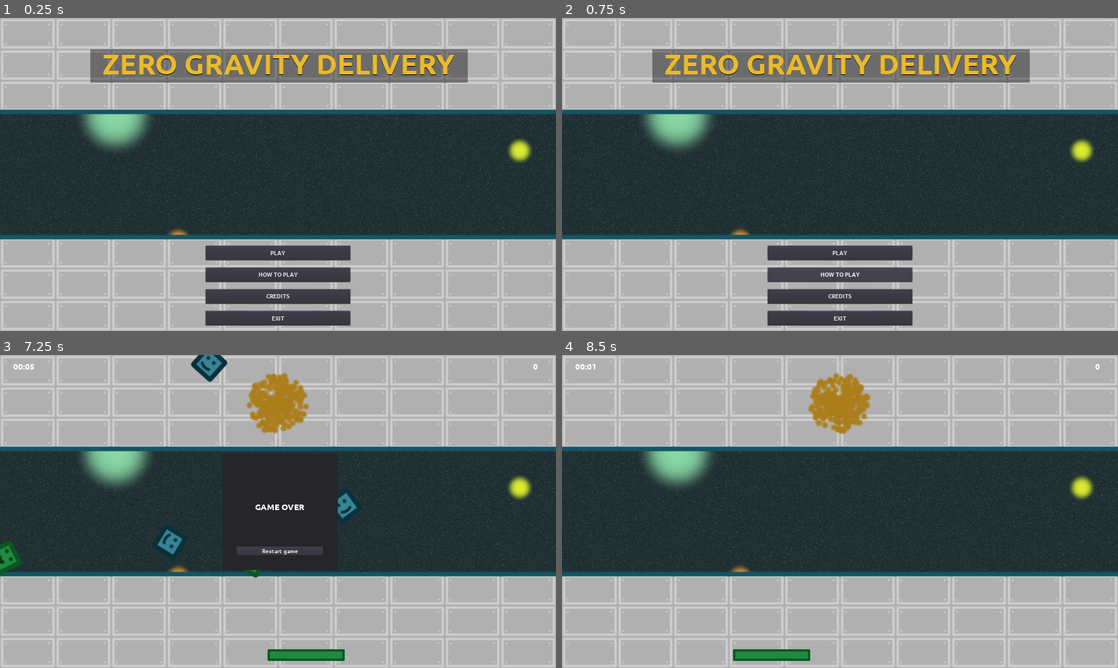
Above: before the commit, frames 1-4 (two rows, left to right).
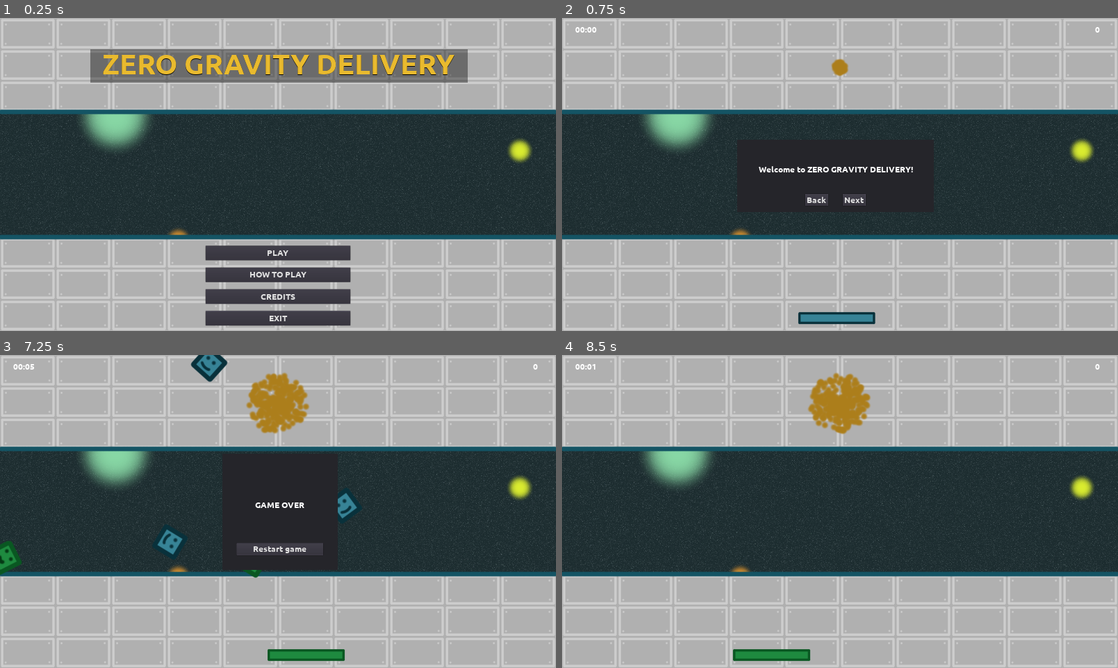
Above: after the commit, the same moments.

Repository: moisesjbc/ludum-dare-53
Game: Godot game, scene res://gui/main_menu/main_menu.tscn
Same seed, same stepped clock (60 frames per second), same inputs: the game is played once before the commit and once after it.
Inputs (mouse positions are in pixels of both pictures, inside the frame that each line leads up to):
- Up to frame 1 (0.25 s): no input
- Up to frame 2 (0.75 s): click "HOW TO PLAY" at 0.5 s
- Up to frame 3 (7.25 s): click (255, 536) at 1.25 s, where only the run after the commit has a clickable "Back"; click "PLAY" at 2 s; tap Enter at 2.75 s; hold Right (ui_right) 2.78-3.53 s; tap Space at 2.85, 3.02, 3.32, 3.6, 3.77, 4.07, 4.35, 5.1, 5.27, 5.57, 5.85, 6.02, 6.32, 6.6, 6.77, 7.07 s; hold Left (ui_left) 3.53-4.28 s; hold Right (ui_right) 4.28-5.78 s; hold Left (ui_left) from 5.78 s (still down)
- Up to frame 4 (8.5 s): release Left (ui_left) at 7.25 s; click "Restart game" at 7.25 s; hold Left (ui_left) from 8.03 s (still down); tap Space at 8.1 s

The runs differ from the first frame. In frame 1, 0.3% of the frame differs, in the area x 45-56%, y 74-97%; in frame 2, 13%, in the area x 2-97%, y 2-99%; in frame 3, 0.4%; in frame 4, nothing differs.

Commit message:
Add how to play

Diff:
--- a/godot-project/gameplay/player/player.gd
+++ b/godot-project/gameplay/player/player.gd
@@ -5,6 +5,10 @@
 export (int) var speed = 500
 var type = 0
 var colors
+
+
+func _ready():
+	set_physics_process(get_parent().name != "how_to_play")
 
 
 func reset(colors):
@@ -72,7 +76,7 @@
 
 
 func _input(event):
-	if event is InputEventKey and event.pressed and event.scancode == KEY_SPACE:
+	if get_parent().name != "how_to_play" and event is InputEventKey and event.pressed and event.scancode == KEY_SPACE:
 		if type == 0:
 			set_type(1)
 		else:
--- a/godot-project/gui/button/button.tscn
+++ b/godot-project/gui/button/button.tscn
@@ -2,12 +2,12 @@
 
 [ext_resource path="res://fonts/Ubuntu-B.ttf" type="DynamicFontData" id=1]
 
-[sub_resource type="DynamicFont" id=1]
-size = 20
+[sub_resource type="DynamicFont" id=2]
+size = 30
 font_data = ExtResource( 1 )
 
 [node name="button" type="Button"]
 margin_right = 12.0
 margin_bottom = 20.0
-custom_fonts/font = SubResource( 1 )
+custom_fonts/font = SubResource( 2 )
 text = "SAMPLE BUTTON"
--- /dev/null
+++ b/godot-project/gui/how_to_play/how_to_play.gd
@@ -0,0 +1,36 @@
+extends Node2D
+
+var current_step_index = 0
+
+
+func _ready():
+	set_step_index(0)
+
+
+func _on_main_menu_button_pressed():
+	get_tree().change_scene("res://gui/main_menu/main_menu.tscn")
+
+
+func set_step_index(step_index):
+	$states.get_child(current_step_index).visible = false
+
+	current_step_index = int(step_index)
+	$states.get_child(current_step_index).visible = true
+	$how_to_play_panel.set_text(current_step_index, $states.get_child(current_step_index).text)
+	var panel_position = $states.get_child(current_step_index).get_node_or_null("position")
+	if panel_position:
+		$how_to_play_panel.rect_global_position = panel_position.global_position
+
+
+func _on_how_to_play_panel_back_button_pressed():
+	if current_step_index > 0:
+		set_step_index(current_step_index - 1)
+	else:
+		get_tree().change_scene("res://gui/main_menu/main_menu.tscn")
+
+
+func _on_how_to_play_panel_next_button_pressed():
+	if current_step_index < ($states.get_child_count() - 1):
+		set_step_index(current_step_index + 1)
+	else:
+		get_tree().change_scene("res://gui/main_menu/main_menu.tscn")
--- /dev/null
+++ b/godot-project/gui/how_to_play/how_to_play.tscn
@@ -0,0 +1,299 @@
+[gd_scene load_steps=21 format=2]
+
+[ext_resource path="res://gameplay/delivery_zone/delivery_zone.tscn" type="PackedScene" id=1]
+[ext_resource path="res://gameplay/player/blue_player.png" type="Texture" id=2]
+[ext_resource path="res://gui/how_to_play/how_to_play.gd" type="Script" id=3]
+[ext_resource path="res://gui/how_to_play/how_to_play_panel/how_to_play_panel.tscn" type="PackedScene" id=4]
+[ext_resource path="res://gui/how_to_play/states/0.gd" type="Script" id=5]
+[ext_resource path="res://gui/how_to_play/states/1.gd" type="Script" id=6]
+[ext_resource path="res://gui/how_to_play/states/2.gd" type="Script" id=7]
+[ext_resource path="res://gui/how_to_play/states/3.gd" type="Script" id=8]
+[ext_resource path="res://gui/how_to_play/states/4.gd" type="Script" id=9]
+[ext_resource path="res://gameplay/box/green_box.png" type="Texture" id=10]
+[ext_resource path="res://gameplay/box/blue_box.png" type="Texture" id=11]
+[ext_resource path="res://gui/how_to_play/states/5.gd" type="Script" id=12]
+[ext_resource path="res://gui/how_to_play/states/6.gd" type="Script" id=13]
+[ext_resource path="res://gui/how_to_play/states/7.gd" type="Script" id=14]
+[ext_resource path="res://gameplay/player/green_player.png" type="Texture" id=15]
+[ext_resource path="res://gui/how_to_play/states/8.gd" type="Script" id=16]
+[ext_resource path="res://gameplay/gui/timer/timer.tscn" type="PackedScene" id=17]
+[ext_resource path="res://gameplay/gui/score/score.tscn" type="PackedScene" id=18]
+[ext_resource path="res://gui/how_to_play/states/9.gd" type="Script" id=19]
+[ext_resource path="res://gui/how_to_play/states/10.gd" type="Script" id=20]
+
+[node name="how_to_play" type="Node2D"]
+script = ExtResource( 3 )
+
+[node name="delivery_zone" parent="." instance=ExtResource( 1 )]
+position = Vector2( 959, 169 )
+
+[node name="how_to_play_panel" parent="." instance=ExtResource( 4 )]
+margin_left = -342.0
+margin_top = -125.0
+margin_right = 339.0
+margin_bottom = 123.0
+
+[node name="states" type="Node2D" parent="."]
+
+[node name="0" type="Node2D" parent="states"]
+visible = false
+script = ExtResource( 5 )
+
+[node name="position" type="Position2D" parent="states/0"]
+position = Vector2( 604, 421 )
+
+[node name="player" type="Sprite" parent="states/0"]
+position = Vector2( 947, 1037 )
+texture = ExtResource( 2 )
+
+[node name="1" type="Node2D" parent="states"]
+visible = false
+script = ExtResource( 6 )
+
+[node name="position" type="Position2D" parent="states/1"]
+position = Vector2( 598, 756 )
+
+[node name="player" type="Sprite" parent="states/1"]
+position = Vector2( 947, 1037 )
+texture = ExtResource( 2 )
+
+[node name="2" type="Node2D" parent="states"]
+visible = false
+script = ExtResource( 7 )
+
+[node name="position" type="Position2D" parent="states/2"]
+position = Vector2( 608, 296 )
+
+[node name="player" type="Sprite" parent="states/2"]
+position = Vector2( 947, 1037 )
+texture = ExtResource( 2 )
+
+[node name="3" type="Node2D" parent="states"]
+visible = false
+script = ExtResource( 8 )
+
+[node name="position" type="Position2D" parent="states/3"]
+position = Vector2( 604, 421 )
+
+[node name="player" type="Sprite" parent="states/3"]
+position = Vector2( 947, 1037 )
+texture = ExtResource( 2 )
+
+[node name="4" type="Node2D" parent="states"]
+visible = false
+script = ExtResource( 9 )
+
+[node name="position" type="Position2D" parent="states/4"]
+position = Vector2( 604, 421 )
+
+[node name="box0" type="Sprite" parent="states/4"]
+position = Vector2( 1520, 433 )
+rotation = 0.804509
+texture = ExtResource( 10 )
+
+[node name="box1" type="Sprite" parent="states/4"]
+position = Vector2( 434, 611 )
+rotation = -0.564259
+texture = ExtResource( 10 )
+
+[node name="box2" type="Sprite" parent="states/4"]
+position = Vector2( 234, 327 )
+rotation = -2.51151
+texture = ExtResource( 11 )
+
+[node name="player" type="Sprite" parent="states/4"]
+position = Vector2( 947, 1037 )
+texture = ExtResource( 2 )
+
+[node name="5" type="Node2D" parent="states"]
+visible = false
+script = ExtResource( 12 )
+
+[node name="position" type="Position2D" parent="states/5"]
+position = Vector2( 604, 365 )
+
+[node name="box0" type="Sprite" parent="states/5"]
+position = Vector2( 947, 838 )
+rotation = 0.804509
+texture = ExtResource( 11 )
+
+[node name="box2" type="Sprite" parent="states/5"]
+position = Vector2( 1041, 798 )
+rotation = 0.804509
+texture = ExtResource( 11 )
+
+[node name="box3" type="Sprite" parent="states/5"]
+position = Vector2( 1037, 689 )
+rotation = 3.06439
+texture = ExtResource( 11 )
+
+[node name="box1" type="Sprite" parent="states/5"]
+position = Vector2( 959.989, 947.698 )
+rotation = -0.564259
+texture = ExtResource( 11 )
+
+[node name="player" type="Sprite" parent="states/5"]
+position = Vector2( 947, 1037 )
+texture = ExtResource( 2 )
+
+[node name="6" type="Node2D" parent="states"]
+visible = false
+script = ExtResource( 13 )
+
+[node name="position" type="Position2D" parent="states/6"]
+position = Vector2( 604, 237 )
+
+[node name="box4" type="Sprite" parent="states/6"]
+position = Vector2( 860, 589 )
+rotation = -2.51151
+texture = ExtResource( 10 )
+
+[node name="player" type="Sprite" parent="states/6"]
+position = Vector2( 947, 1037 )
+texture = ExtResource( 2 )
+
+[node name="box0" type="Sprite" parent="states/6"]
+position = Vector2( 947, 838 )
+rotation = 0.804509
+texture = ExtResource( 11 )
+
+[node name="box2" type="Sprite" parent="states/6"]
+position = Vector2( 1041, 798 )
+rotation = 0.804509
+texture = ExtResource( 11 )
+
+[node name="box3" type="Sprite" parent="states/6"]
+position = Vector2( 1037, 689 )
+rotation = 3.06439
+texture = ExtResource( 11 )
+
+[node name="box1" type="Sprite" parent="states/6"]
+position = Vector2( 959.989, 947.698 )
+rotation = -0.564259
+texture = ExtResource( 11 )
+
+[node name="7" type="Node2D" parent="states"]
+visible = false
+script = ExtResource( 14 )
+
+[node name="player" type="Sprite" parent="states/7"]
+position = Vector2( 947, 1037 )
+texture = ExtResource( 15 )
+
+[node name="box4" type="Sprite" parent="states/7"]
+position = Vector2( 988, 589 )
+rotation = -3.65627
+texture = ExtResource( 10 )
+
+[node name="box0" type="Sprite" parent="states/7"]
+position = Vector2( 947, 838 )
+rotation = 0.804509
+texture = ExtResource( 10 )
+
+[node name="box2" type="Sprite" parent="states/7"]
+position = Vector2( 1041, 798 )
+rotation = 0.804509
+texture = ExtResource( 10 )
+
+[node name="box3" type="Sprite" parent="states/7"]
+position = Vector2( 1037, 689 )
+rotation = 3.06439
+texture = ExtResource( 10 )
+
+[node name="box1" type="Sprite" parent="states/7"]
+position = Vector2( 959.989, 947.698 )
+rotation = -0.564259
+texture = ExtResource( 10 )
+
+[node name="position" type="Position2D" parent="states/7"]
+position = Vector2( 1140, 229 )
+
+[node name="8" type="Node2D" parent="states"]
+visible = false
+script = ExtResource( 16 )
+
+[node name="position" type="Position2D" parent="states/8"]
+position = Vector2( 1232, 121 )
+
+[node name="player" type="Sprite" parent="states/8"]
+position = Vector2( 947, 1037 )
+texture = ExtResource( 15 )
+
+[node name="box4" type="Sprite" parent="states/8"]
+position = Vector2( 988, 589 )
+rotation = -3.65627
+texture = ExtResource( 10 )
+
+[node name="box5" type="Sprite" parent="states/8"]
+position = Vector2( 887, 542 )
+rotation = -3.65627
+texture = ExtResource( 10 )
+
+[node name="box6" type="Sprite" parent="states/8"]
+position = Vector2( 1015, 477 )
+rotation = 0.214761
+texture = ExtResource( 10 )
+
+[node name="box7" type="Sprite" parent="states/8"]
+position = Vector2( 978, 370 )
+rotation = 0.214761
+texture = ExtResource( 10 )
+
+[node name="box0" type="Sprite" parent="states/8"]
+position = Vector2( 947, 838 )
+rotation = 0.804509
+texture = ExtResource( 10 )
+
+[node name="box2" type="Sprite" parent="states/8"]
+position = Vector2( 1041, 798 )
+rotation = 0.804509
+texture = ExtResource( 10 )
+
+[node name="box3" type="Sprite" parent="states/8"]
+position = Vector2( 1037, 689 )
+rotation = 3.06439
+texture = ExtResource( 10 )
+
+[node name="box1" type="Sprite" parent="states/8"]
+position = Vector2( 959.989, 947.698 )
+rotation = -0.564259
+texture = ExtResource( 10 )
+
+[node name="9" type="Node2D" parent="states"]
+visible = false
+script = ExtResource( 19 )
+
+[node name="position" type="Position2D" parent="states/9"]
+position = Vector2( 28, 83 )
+
+[node name="player" type="Sprite" parent="states/9"]
+position = Vector2( 947, 1037 )
+texture = ExtResource( 15 )
+
+[node name="10" type="Node2D" parent="states"]
+visible = false
+script = ExtResource( 20 )
+
+[node name="player" type="Sprite" parent="states/10"]
+position = Vector2( 947, 1037 )
+texture = ExtResource( 15 )
+
+[node name="position" type="Position2D" parent="states/10"]
+position = Vector2( 604, 421 )
+
+[node name="gui" type="Control" parent="."]
+margin_right = 40.0
+margin_bottom = 40.0
+
+[node name="timer" parent="gui" instance=ExtResource( 17 )]
+__meta__ = {
+"_edit_use_anchors_": true
+}
+
+[node name="score" parent="gui" instance=ExtResource( 18 )]
+margin_left = 1737.0
+margin_right = 1880.0
+align = 1
+
+[connection signal="back_button_pressed" from="how_to_play_panel" to="." method="_on_how_to_play_panel_back_button_pressed"]
+[connection signal="next_button_pressed" from="how_to_play_panel" to="." method="_on_how_to_play_panel_next_button_pressed"]
--- /dev/null
+++ b/godot-project/gui/how_to_play/how_to_play_panel/how_to_play_panel.gd
@@ -0,0 +1,20 @@
+extends Panel
+
+
+signal back_button_pressed
+signal next_button_pressed
+
+var step_index
+
+
+func set_text(step_index, text):
+	self.step_index = step_index
+	$margin_container/vbox_container/instructions.text = text
+
+
+func _on_back_button_pressed():
+	emit_signal("back_button_pressed")
+
+
+func _on_next_button_pressed():
+	emit_signal("next_button_pressed")
--- /dev/null
+++ b/godot-project/gui/how_to_play/how_to_play_panel/how_to_play_panel.tscn
@@ -0,0 +1,73 @@
+[gd_scene load_steps=6 format=2]
+
+[ext_resource path="res://gui/button/button.tscn" type="PackedScene" id=1]
+[ext_resource path="res://fonts/Ubuntu-B.ttf" type="DynamicFontData" id=2]
+[ext_resource path="res://gui/how_to_play/how_to_play_panel/how_to_play_panel.gd" type="Script" id=3]
+
+[sub_resource type="DynamicFont" id=1]
+size = 30
+font_data = ExtResource( 2 )
+
+[sub_resource type="DynamicFont" id=2]
+size = 30
+font_data = ExtResource( 2 )
+
+[node name="how_to_play_panel" type="Panel"]
+margin_left = -288.0
+margin_top = -96.0
+margin_right = 297.0
+margin_bottom = 92.0
+script = ExtResource( 3 )
+
+[node name="margin_container" type="MarginContainer" parent="."]
+anchor_right = 1.0
+anchor_bottom = 1.0
+custom_constants/margin_right = 20
+custom_constants/margin_top = 20
+custom_constants/margin_left = 20
+custom_constants/margin_bottom = 20
+
+[node name="vbox_container" type="VBoxContainer" parent="margin_container"]
+margin_left = 20.0
+margin_top = 20.0
+margin_right = 565.0
+margin_bottom = 168.0
+
+[node name="instructions" type="Label" parent="margin_container/vbox_container"]
+margin_right = 545.0
+margin_bottom = 104.0
+size_flags_vertical = 3
+custom_fonts/font = SubResource( 1 )
+text = "Welcome to Zero Gravity Delivery!"
+align = 1
+valign = 1
+autowrap = true
+
+[node name="CenterContainer" type="CenterContainer" parent="margin_container/vbox_container"]
+margin_top = 108.0
+margin_right = 545.0
+margin_bottom = 148.0
+
+[node name="hbox_container" type="HBoxContainer" parent="margin_container/vbox_container/CenterContainer"]
+margin_left = 165.0
+margin_right = 379.0
+margin_bottom = 40.0
+custom_constants/separation = 50
+
+[node name="back_button" parent="margin_container/vbox_container/CenterContainer/hbox_container" instance=ExtResource( 1 )]
+margin_right = 81.0
+margin_bottom = 40.0
+size_flags_horizontal = 3
+custom_fonts/font = SubResource( 2 )
+text = "Back"
+
+[node name="next_button" parent="margin_container/vbox_container/CenterContainer/hbox_container" instance=ExtResource( 1 )]
+margin_left = 131.0
+margin_right = 214.0
+margin_bottom = 40.0
+size_flags_horizontal = 3
+custom_fonts/font = SubResource( 2 )
+text = "Next"
+
+[connection signal="pressed" from="margin_container/vbox_container/CenterContainer/hbox_container/back_button" to="." method="_on_back_button_pressed"]
+[connection signal="pressed" from="margin_container/vbox_container/CenterContainer/hbox_container/next_button" to="." method="_on_next_button_pressed"]
--- /dev/null
+++ b/godot-project/gui/how_to_play/states/0.gd
@@ -0,0 +1,4 @@
+extends Node2D
+
+
+var text = "Welcome to ZERO GRAVITY DELIVERY!"
--- /dev/null
+++ b/godot-project/gui/how_to_play/states/1.gd
@@ -0,0 +1,4 @@
+extends Node2D
+
+
+var text = "You are this platform below. Move it horizontally with A/D or left/right arrows"
--- /dev/null
+++ b/godot-project/gui/how_to_play/states/10.gd
@@ -0,0 +1,4 @@
+extends Node2D
+
+
+var text = "That's all. Good luck!"
--- /dev/null
+++ b/godot-project/gui/how_to_play/states/2.gd
@@ -0,0 +1,4 @@
+extends Node2D
+
+
+var text = "You need to deliver boxes from your spaceship to the planet though this portal above"
--- /dev/null
+++ b/godot-project/gui/how_to_play/states/3.gd
@@ -0,0 +1,4 @@
+extends Node2D
+
+
+var text = "\"And where are those boxes...?\" you may ask"
--- /dev/null
+++ b/godot-project/gui/how_to_play/states/4.gd
@@ -0,0 +1,4 @@
+extends Node2D
+
+
+var text = "Well... everywhere!\nThere have been some problem with the gravity system"
--- /dev/null
+++ b/godot-project/gui/how_to_play/states/5.gd
@@ -0,0 +1,4 @@
+extends Node2D
+
+
+var text = "Lucky for us, boxes with *the same color* as the platform will be attached to it or its already attached boxes"
--- /dev/null
+++ b/godot-project/gui/how_to_play/states/6.gd
@@ -0,0 +1,4 @@
+extends Node2D
+
+
+var text = "Don't leave a floating box touch a stacked box with a different color. They are to classist and it will be game over!"
--- /dev/null
+++ b/godot-project/gui/how_to_play/states/7.gd
@@ -0,0 +1,4 @@
+extends Node2D
+
+
+var text = "Press SPACEBAR to switch colors for the platform and ALL attached boxes!"
--- /dev/null
+++ b/godot-project/gui/how_to_play/states/8.gd
@@ -0,0 +1,4 @@
+extends Node2D
+
+
+var text = "Reaching the portal will deliver all the attached boxes to the planet, adding them to your score.\nNow you can safely start a new tower!"
--- /dev/null
+++ b/godot-project/gui/how_to_play/states/9.gd
@@ -0,0 +1,4 @@
+extends Node2D
+
+
+var text = "Hold as much time as you can!"
--- a/godot-project/gui/main_menu/main_menu.gd
+++ b/godot-project/gui/main_menu/main_menu.gd
@@ -11,3 +11,7 @@
 
 func _on_exit_button_pressed():
 	get_tree().quit()
+
+
+func _on_how_to_play_button_pressed():
+	get_tree().change_scene("res://gui/how_to_play/how_to_play.tscn")
--- a/godot-project/gui/main_menu/main_menu.tscn
+++ b/godot-project/gui/main_menu/main_menu.tscn
@@ -72,4 +72,5 @@
 valign = 1
 
 [connection signal="pressed" from="bottom_container/vbox_container/play_button" to="." method="_on_play_button_pressed"]
+[connection signal="pressed" from="bottom_container/vbox_container/how_to_play_button" to="." method="_on_how_to_play_button_pressed"]
 [connection signal="pressed" from="bottom_container/vbox_container/exit_button" to="." method="_on_exit_button_pressed"]
